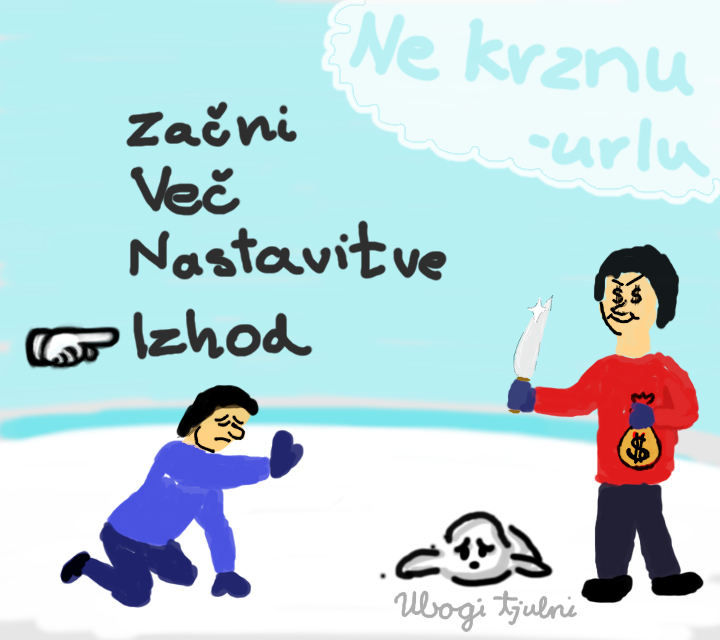
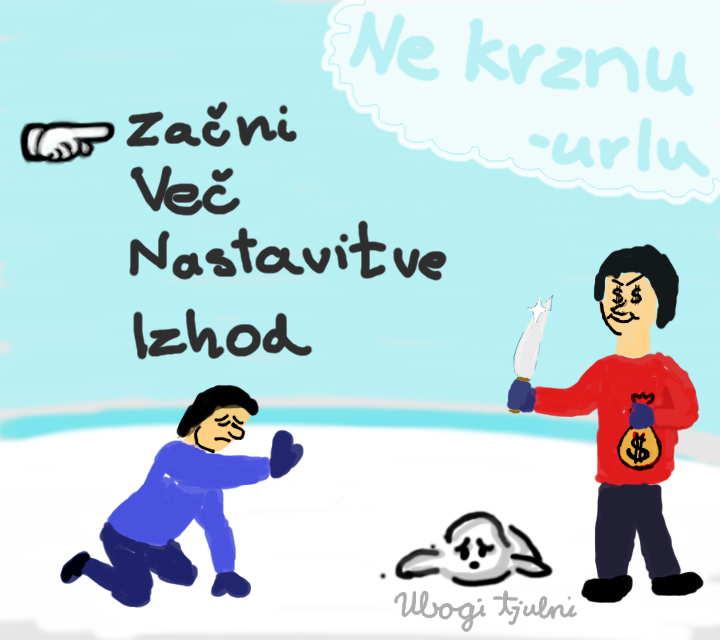
Revision of a layered 720 x 640 image; what changed, layer by layer:
removed group "rokica" (2 layers) over [24, 323, 121, 371]
added layer "cursor copy" above "cursor" over [19, 118, 116, 166]
renamed "cursor 2" to "cursor", hid it, moved it out of group "rokica", painted on it over [24, 328, 115, 371]
painted on "tekst" over [399, 515, 541, 584]
painted on "layer zadi" over [399, 515, 541, 584]
renamed "cursor 1" to "bela", hid it, moved it out of group "rokica", painted on it over [19, 118, 541, 584]
